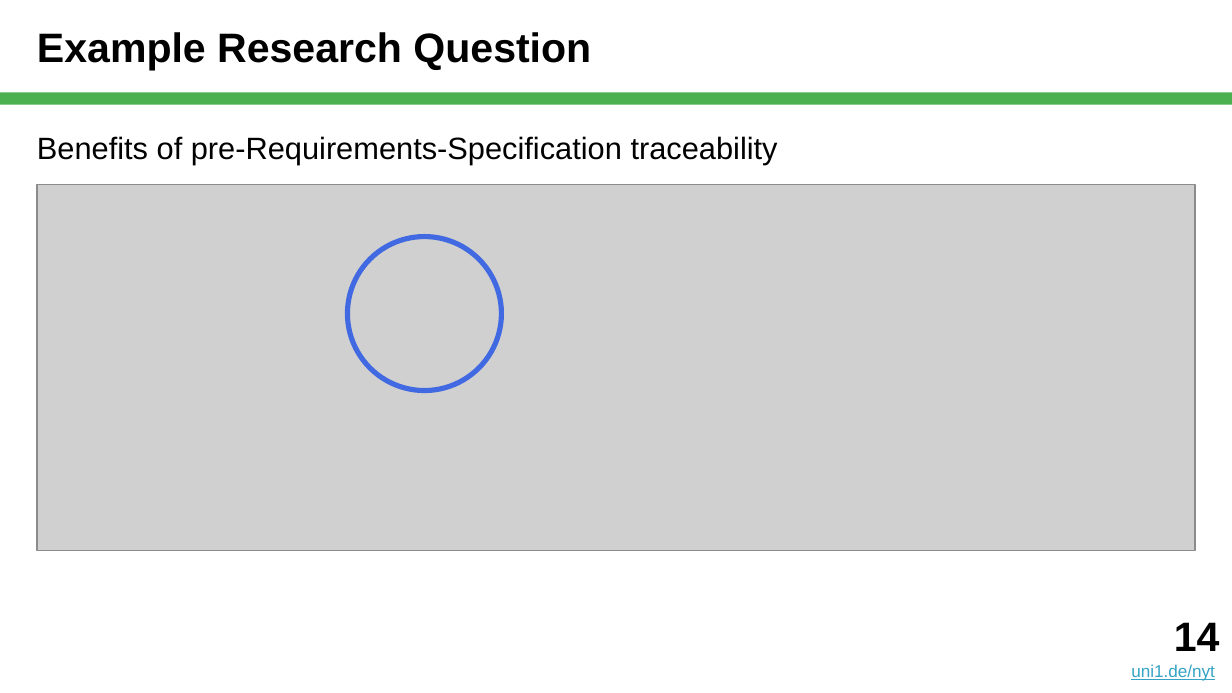
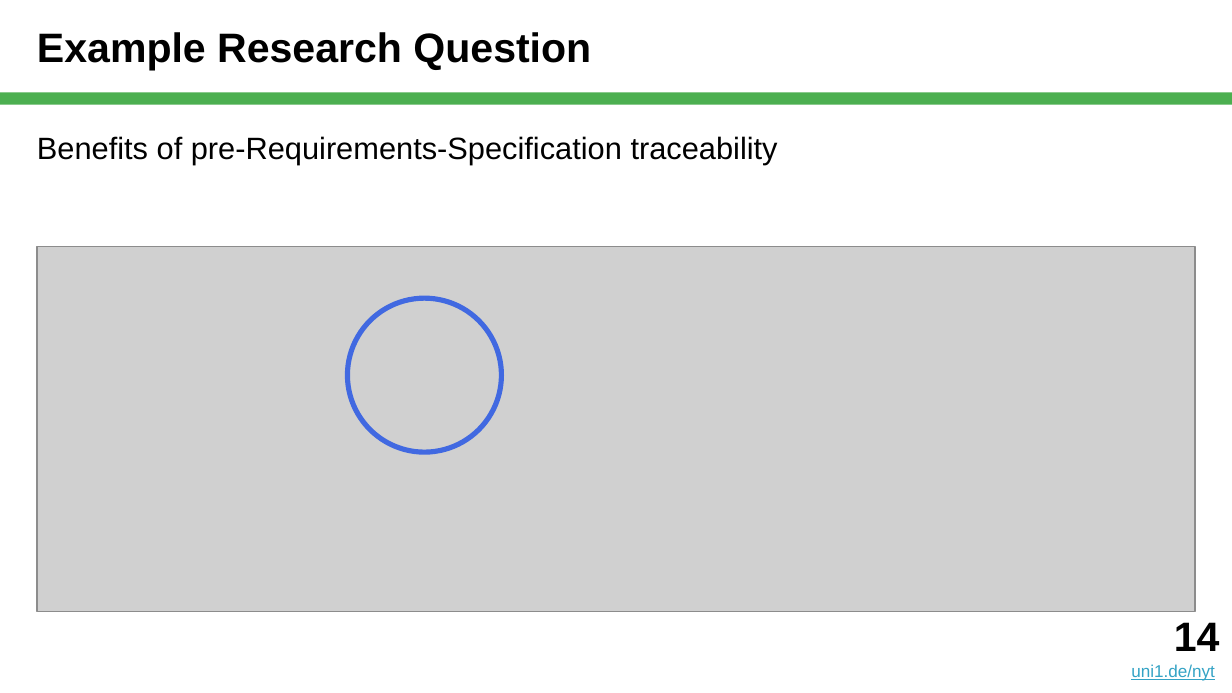
Before and after one commit to dirkriehle/nyt-course, a slide deck: slide 14 of Lecture slides/NYT C02 - Systematic Reviews.pptx. Drawn at 1232x693 pixels with LibreOffice and Linux fonts; fonts in the diff are those of the drawing; grey boxes stand for pictures. Boxes give left, top, right and bottom in pixels: in the first picture for what was removed or moved away, otherwise in the second. Text is boxed around its words. In the diff, an @@ line names an element or a change of style, - is before the commit and + after.

```diff
--- a/Lecture slides/NYT C02 - Systematic Reviews.pptx
+++ b/Lecture slides/NYT C02 - Systematic Reviews.pptx
@@ picture: place and size @@
-picture at (37, 185, 1195, 551)
+picture at (37, 246, 1195, 612)
@@ ellipse: place and size @@
-ellipse at (347, 237, 501, 391)
+ellipse at (347, 298, 501, 452)
```
Also in this commit, not shown: 8 other slides changed, 6 slides added, 1 other file.
